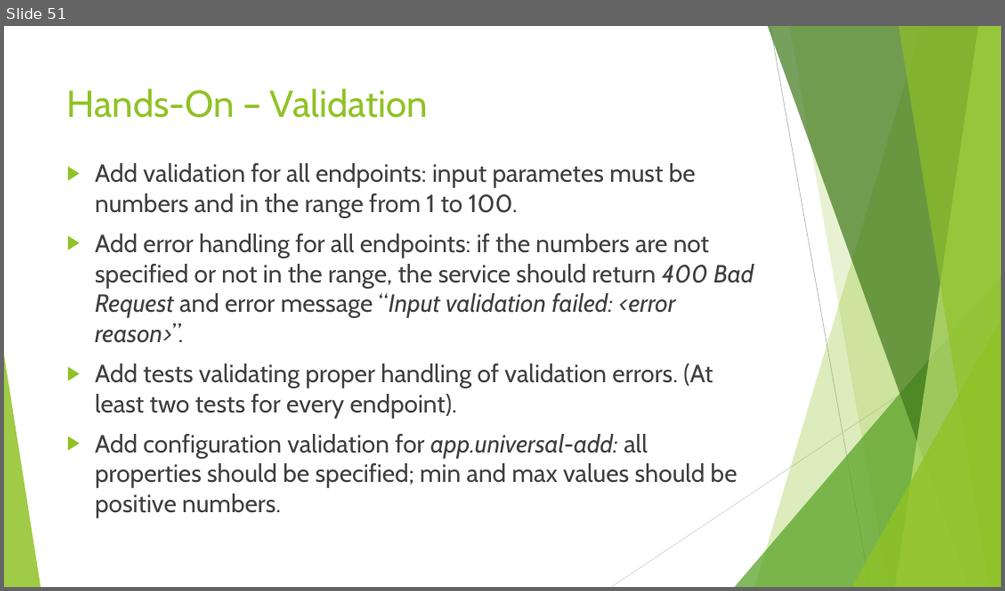
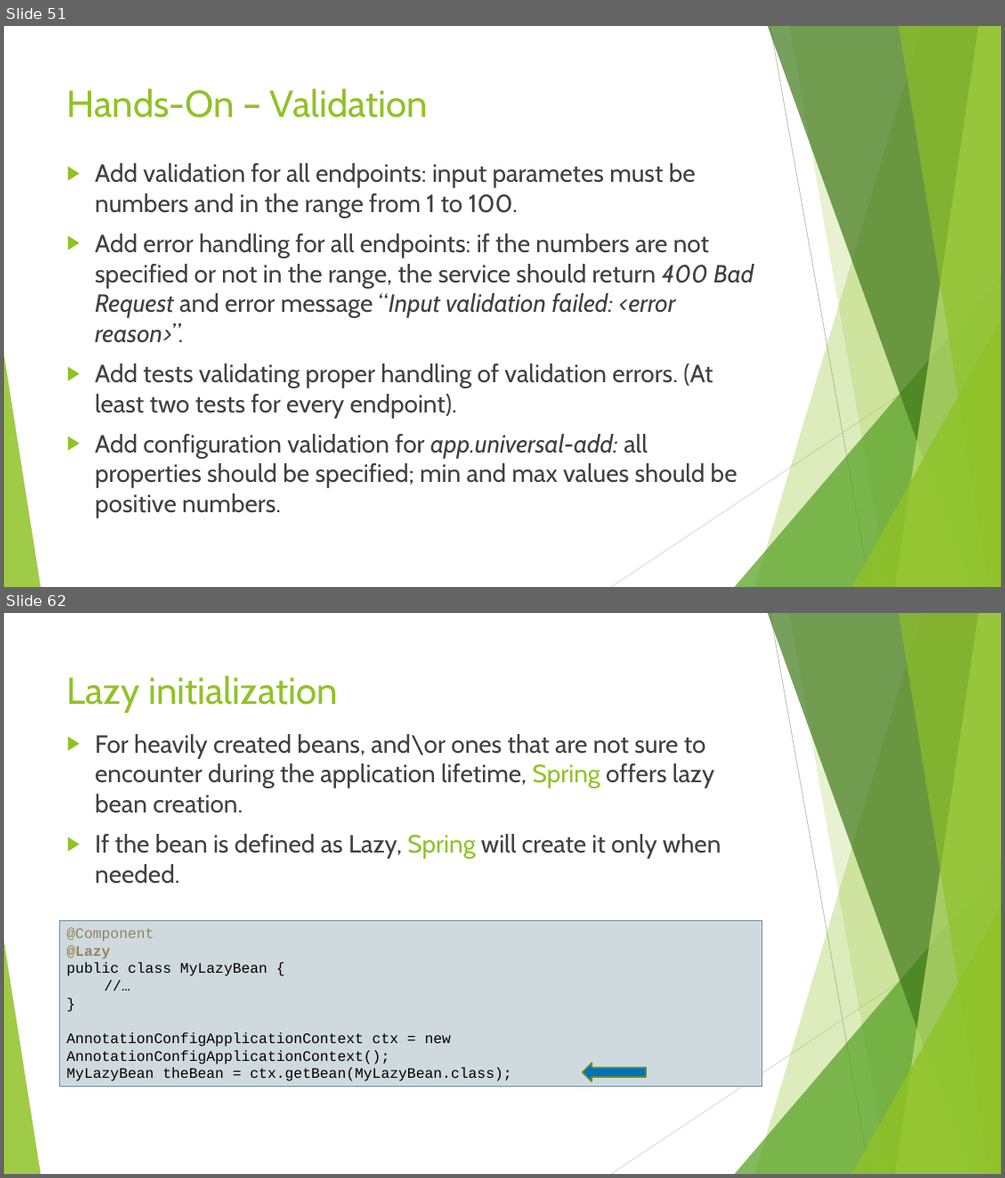
Before and after one commit to idanshal/sb-todo-app-tdp, a slide deck: course_data/presentations/practical_spring_boot_for_tdp_02.pptx. Shown one above the other, each under a label of ours: slide 51 before the commit, slides 51 and 62 after it; the slides between them are not shown. The pictures are 1005x591 and 1005x1178 pixels, drawn with LibreOffice and Linux fonts; fonts in the diff are those of the drawing. Boxes give left, top, right and bottom in pixels: in the first picture for what was removed or moved away, otherwise in the second. Text is boxed around its words. In the diff, an @@ line names an element or a change of style, - is before the commit and + after.

```diff
--- a/course_data/presentations/practical_spring_boot_for_tdp_02.pptx
+++ b/course_data/presentations/practical_spring_boot_for_tdp_02.pptx
@@ slide 62 added at bbox=[4, 613, 1001, 1174], background #FFFFFF; not listed: 10 template elements that a slide beside it also shows @@
@@ title added at bbox=[67, 675, 337, 713], 36 pt, text #90C226 @@
+Lazy initialization
@@ text added at bbox=[95, 734, 720, 884], 24 pt, text #404040 @@
+▶ For heavily created beans, and\or ones that are not sure to encounter during the application lifetime, Spring offers lazy bean creation.
+▶ If the bean is defined as Lazy, Spring will create it only when needed.
@@ rectangle added at bbox=[59, 920, 762, 1086], fill #CFDADF, outline #6E91A0 0.75 pt, 14 pt, text #000000 @@
+@Component
+@Lazy
+public class MyLazyBean {
+//…
+}
+AnnotationConfigApplicationContext ctx = new AnnotationConfigApplicationContext();
+MyLazyBean theBean = ctx.getBean(MyLazyBean.class);
@@ left arrow added at bbox=[582, 1062, 647, 1081], fill #0070C0, outline #6B901C 1.5 pt @@
```
Also in this commit, not shown: 2 slides changed, 11 other slides added, 3 other files.
